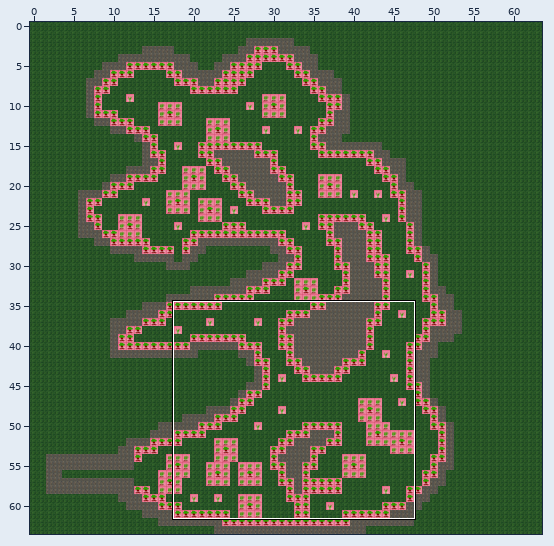
Tiled map -- assets/tiled/mapForest3.tmx. Above: a wide view before the commit, with the close-up outlined.
Close-up. As it was:
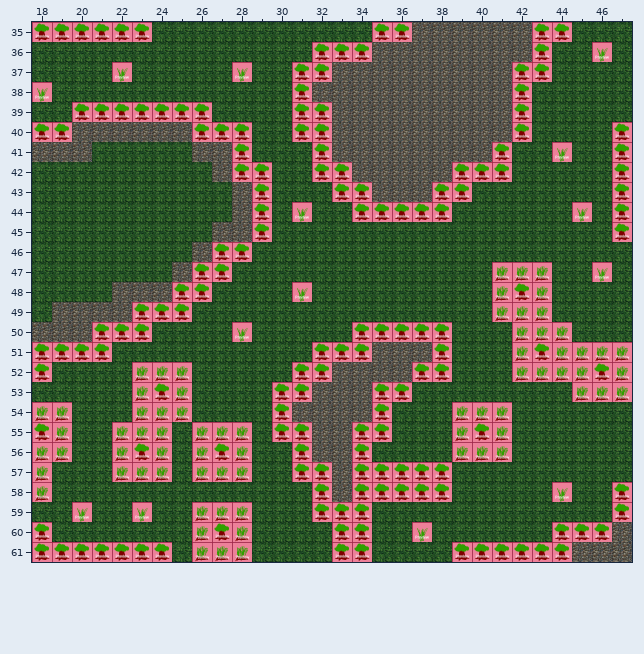
Cells are 64x64 px. Shown: x 18..47, y 35..61. The commit also changed other parts of the map, which this record leaves out.
And afterwards:
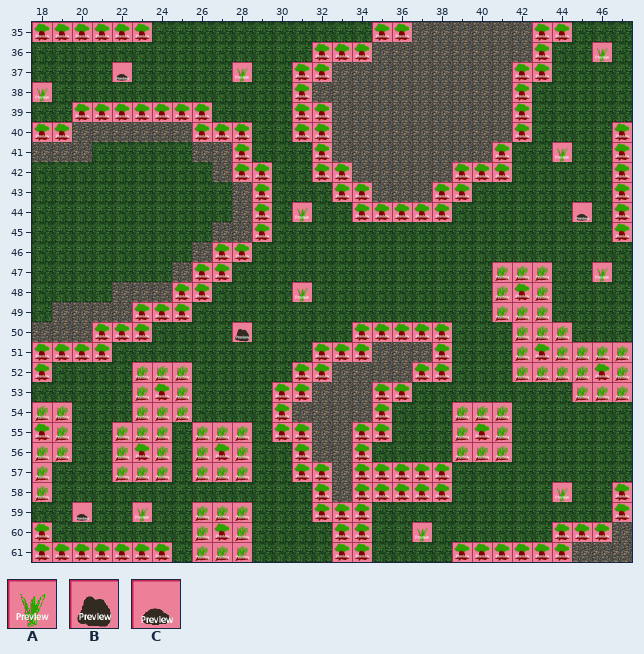
Key: from "tileset": A 18, B 34, C 42.
_ is an empty cell, . an unchanged one.
The edit:
--- layer "walls"
@@ x 22..22 @@
-37 A
+37 C
@@ x 45..45 @@
-44 A
+44 C
@@ x 28..28 @@
-50 A
+50 B
@@ x 20..20 @@
-59 A
+59 C
Where, in picture pixels (left, top, right, bottom), the same in both close-ups:
changed: (115, 68, 130, 82)
changed: (575, 208, 590, 222)
changed: (235, 328, 250, 342)
changed: (75, 508, 90, 522)
